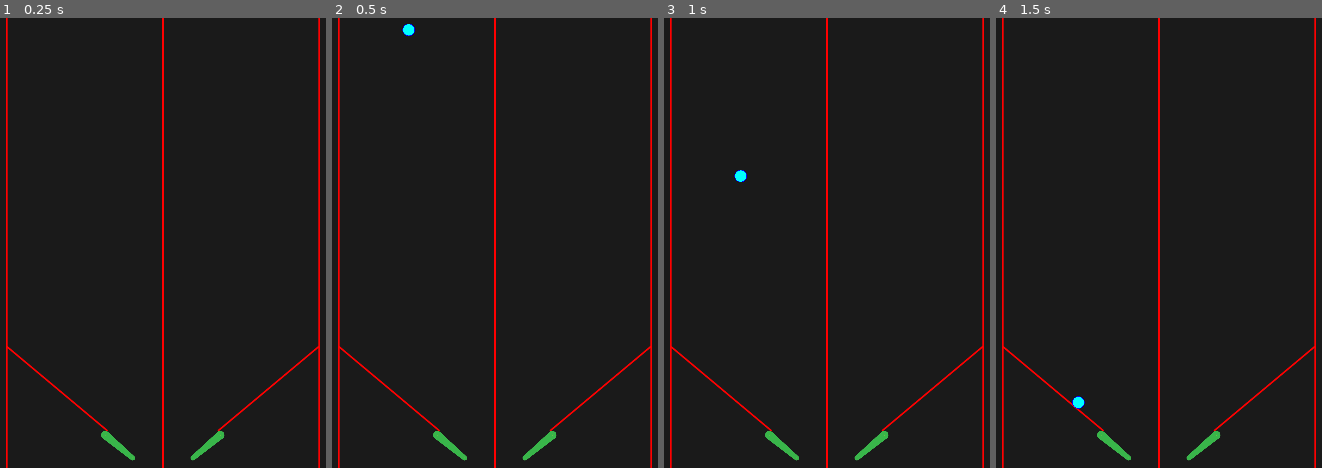
Above: before the commit, frames 1-4 (left to right).
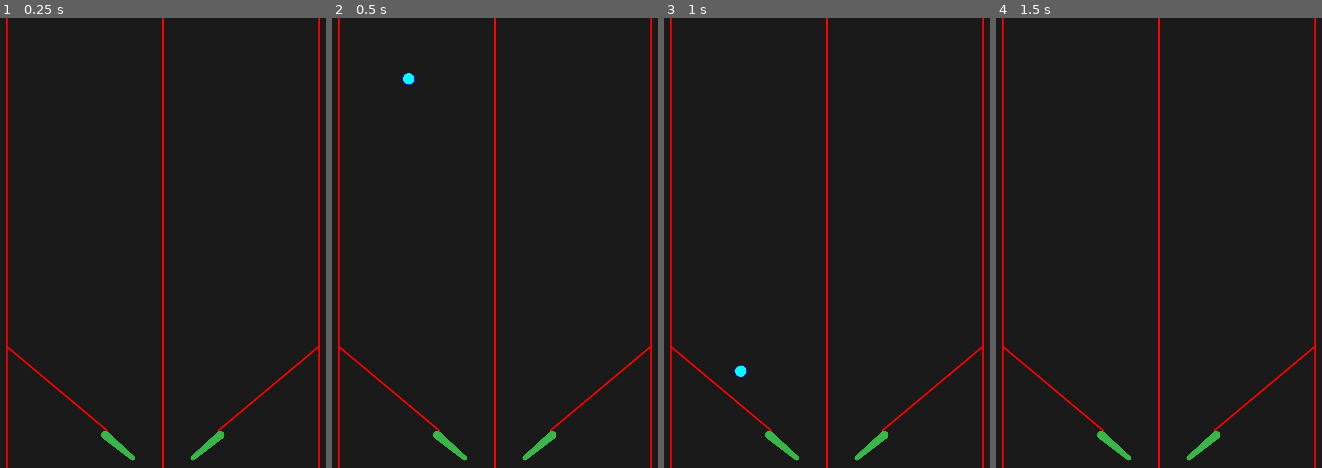
Above: after the commit, the same moments.

Repository: cxhuy/ptd
Game: Godot game, scene res://scenes/game.tscn
Same seed, same stepped clock (60 frames per second), same inputs: the game is played once before the commit and once after it.
Inputs:
- Up to frame 1 (0.25 s): no input
- Up to frame 2 (0.5 s): no input
- Up to frame 3 (1 s): no input
- Up to frame 4 (1.5 s): no input

Frame 1 is identical in both runs. In frame 2, 0.2% of the frame differs, in the area x 21-26%, y 1-15%; in frame 3, 0.2%; in frame 4, less than 0.1%.

Commit message:
feat: add ball scene

Diff:
--- a/scenes/ball.tscn
+++ b/scenes/ball.tscn
@@ -1,11 +1,17 @@
-[gd_scene load_steps=3 format=3 uid="uid://domq6x0q4mfk1"]
+[gd_scene load_steps=4 format=3 uid="uid://domq6x0q4mfk1"]
 
 [ext_resource type="Texture2D" uid="uid://6fphf5hl05fd" path="res://sprites/ball.svg" id="1_odmrh"]
+
+[sub_resource type="PhysicsMaterial" id="PhysicsMaterial_tb1tu"]
+friction = 0.2
+bounce = 0.1
 
 [sub_resource type="CircleShape2D" id="CircleShape2D_ejfi7"]
 radius = 15.0
 
 [node name="Ball" type="RigidBody2D"]
+physics_material_override = SubResource("PhysicsMaterial_tb1tu")
+gravity_scale = 2.0
 
 [node name="BallCollision" type="CollisionShape2D" parent="."]
 shape = SubResource("CircleShape2D_ejfi7")
